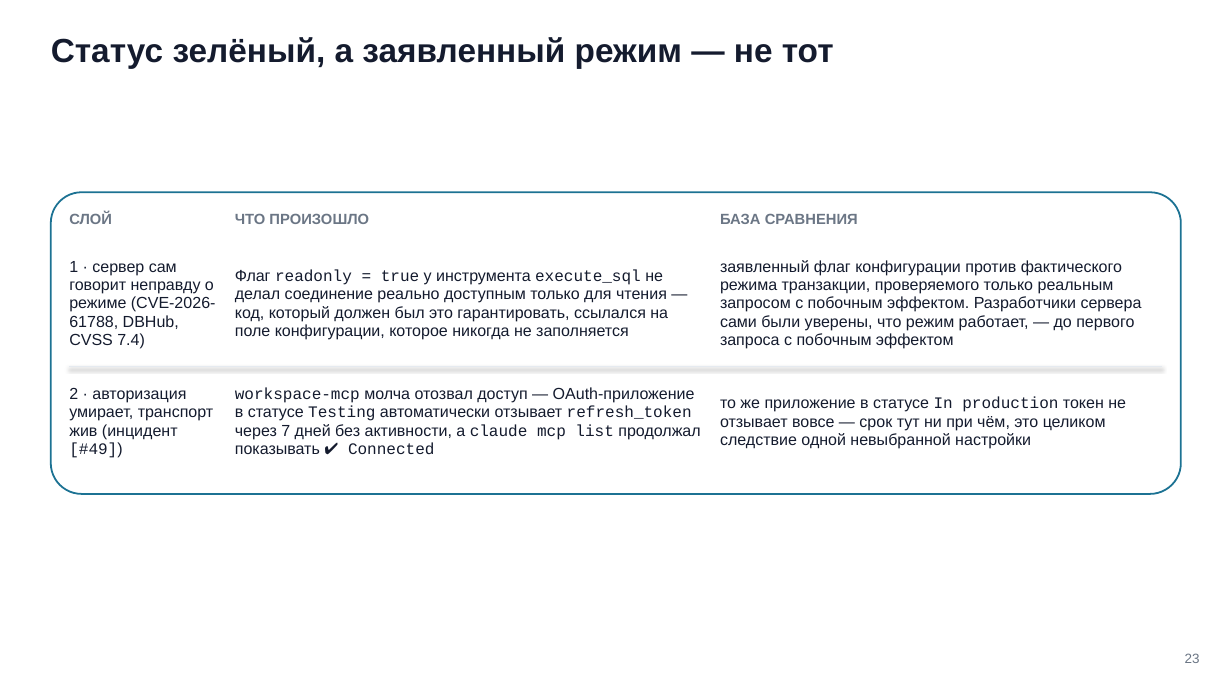
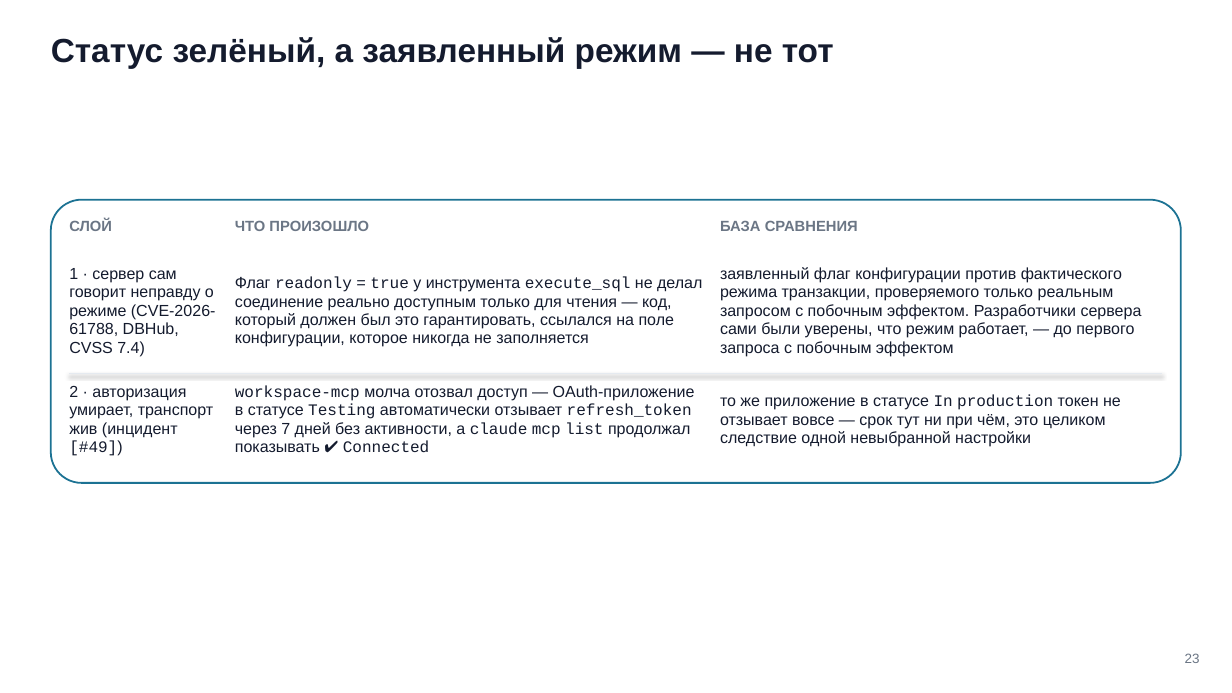
Before and after one commit to tellina-study/AI-usage-lessons, a slide deck: slide 23 of library/seminars/sem-06/rendered/sem-06.pptx. Drawn at 1232x693 pixels with LibreOffice and Linux fonts; fonts in the diff are those of the drawing. Boxes give left, top, right and bottom in pixels: in the first picture for what was removed or moved away, otherwise in the second. Text is boxed around its words. In the diff, an @@ line names an element or a change of style, - is before the commit and + after.

Commit message:
#225 Семинар 6: частичный круг правок до обрыва по лимиту — типографика вопроса, расшифровка MCP, шкала CVSS, починка разметки в рендерере

```diff
--- a/library/seminars/sem-06/rendered/sem-06.pptx
+++ b/library/seminars/sem-06/rendered/sem-06.pptx
@@ rounded rectangle: place and size @@
-rounded rectangle at [51, 192, 1181, 494]
+rounded rectangle at [51, 200, 1181, 482]
@@ rounded rectangle at [51, 200, 1181, 482]: proportions changed @@
@@ 3 texts: place and size @@
-3 texts at [69, 260, 1142, 349]
+3 texts at [69, 267, 1142, 357]
@@ 3 texts, 1 line: place and size @@
-3 texts, 1 line at [69, 212, 1163, 367]
+3 texts, 1 line at [69, 219, 1163, 374]
@@ text "workspace-mcp молча отозвал доступ — ..." rewrapped from [235, 387, 700, 454] to [235, 385, 695, 453] @@
@@ text "то же приложение в статусе ..." rewrapped from [720, 396, 1126, 449] to [720, 394, 1121, 447] @@
```
Also in this commit, not shown: 4 other slides changed, 8 other files.
